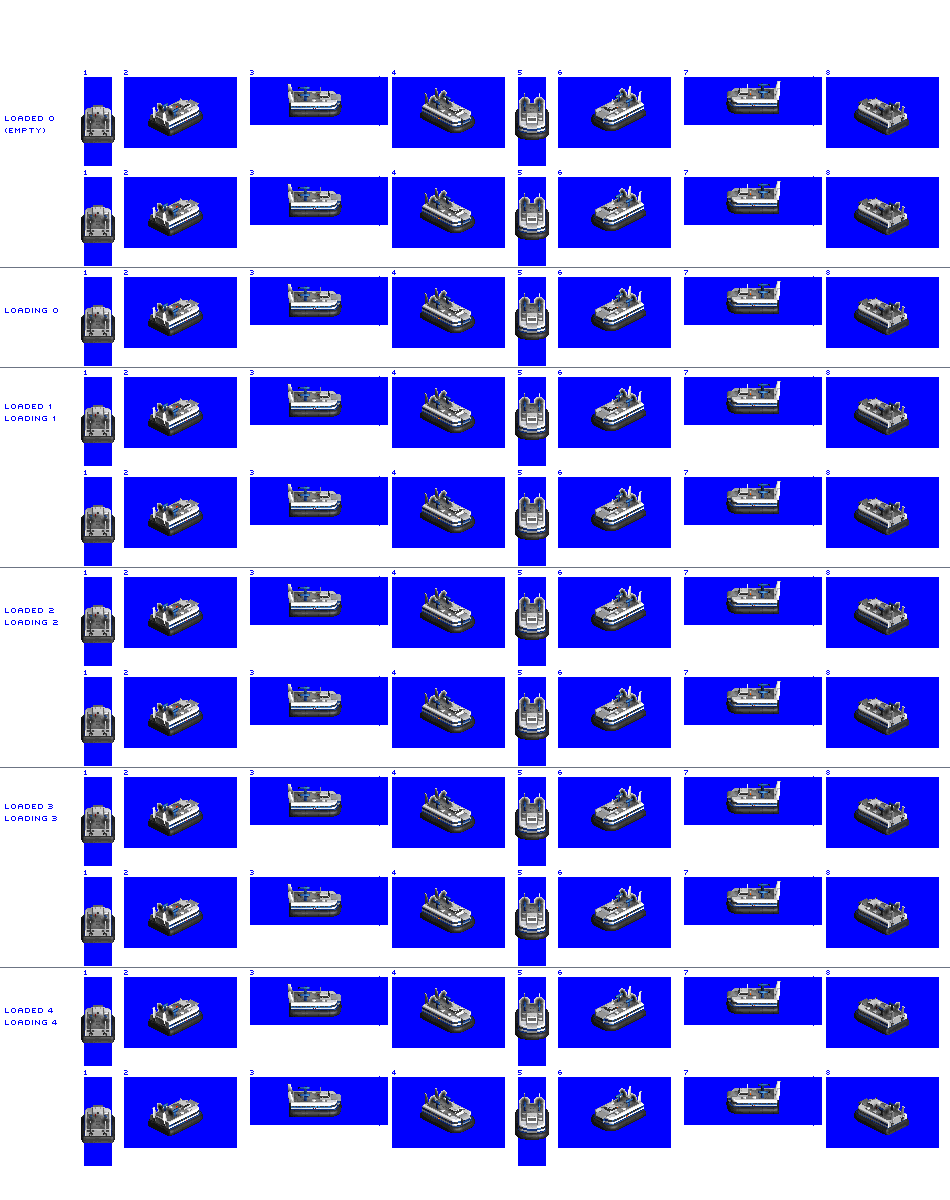
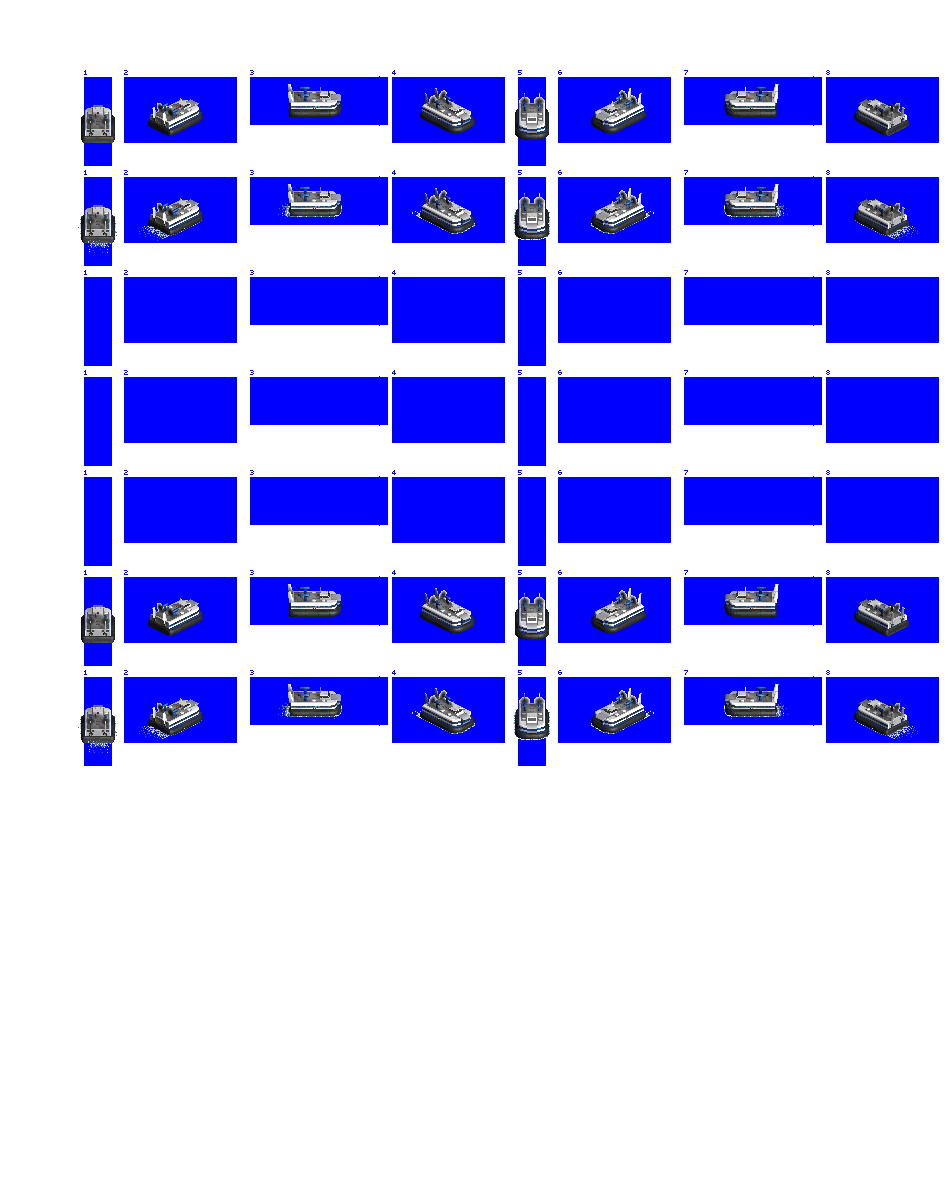
Revision of a layered 950x1200 image; what changed, layer by layer:
showed "prop / bow wash", painted on it over (78, 198, 918, 1144)
painted on "pikka zep" over (81, 81, 909, 1143)
renamed "blue_bg" to "Layer 1", painted on it over (0, 81, 950, 1166)
